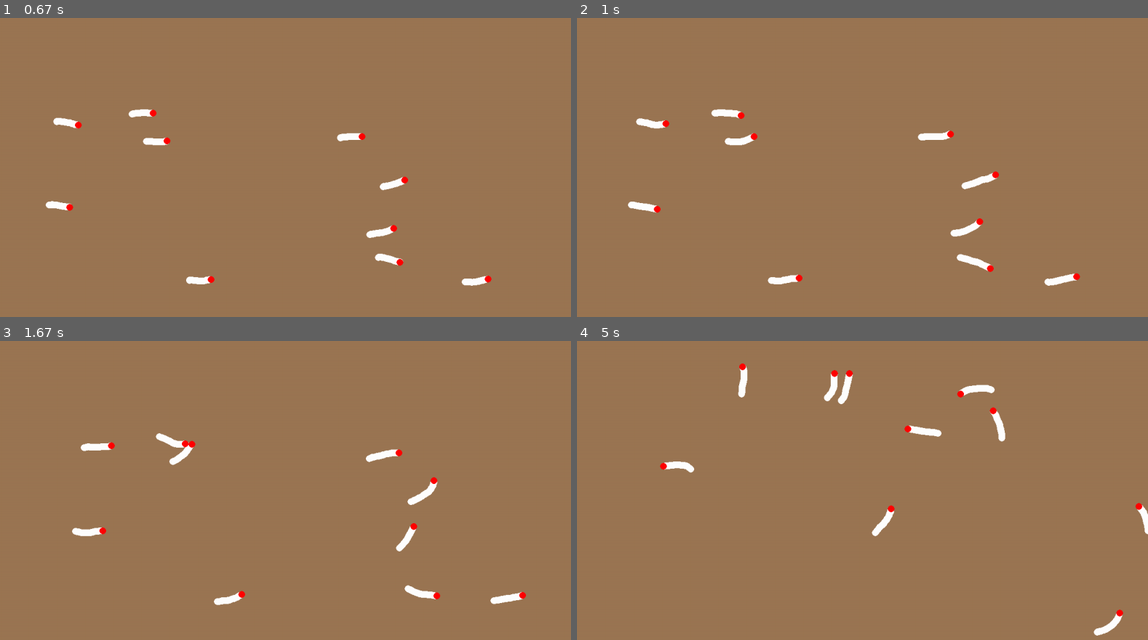
Above: before the commit, frames 1-4 (two rows, left to right).
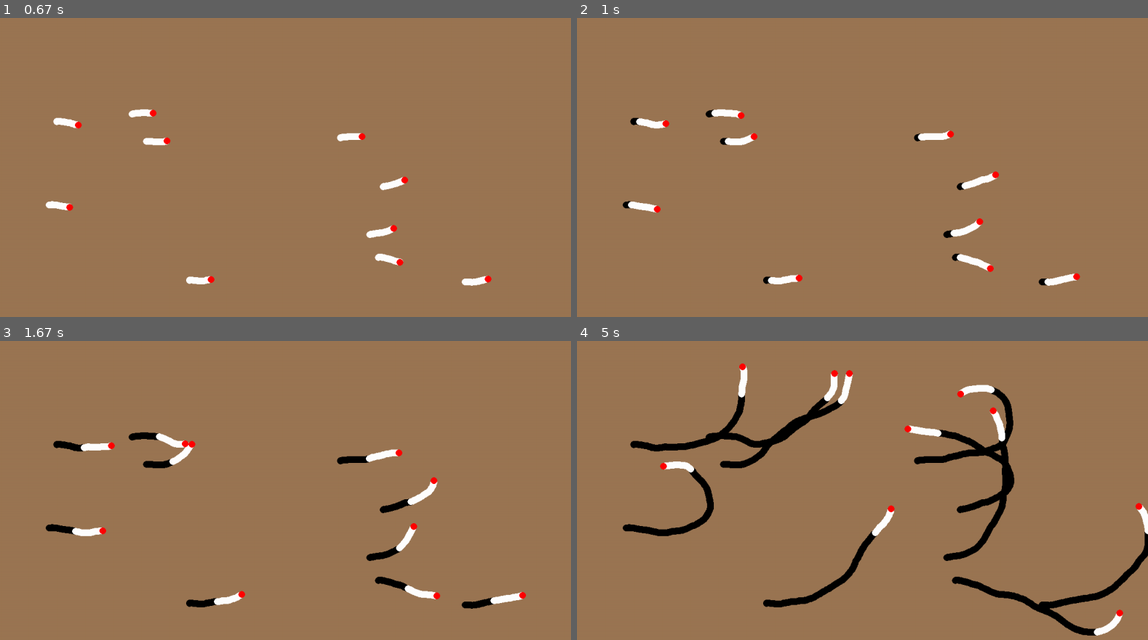
Above: after the commit, the same moments.

Repository: Cooper7196/WormSimulation
Game: pygame game, started from worm.py
Same seed, same stepped clock (60 frames per second), same inputs: the game is played once before the commit and once after it.
Inputs:
- Up to frame 1 (0.67 s): no input
- Up to frame 2 (1 s): no input
- Up to frame 3 (1.67 s): no input
- Up to frame 4 (5 s): no input

Frame 1 is identical in both runs. In frame 2, 0.3% of the frame differs, in the area x 8-83%, y 30-90%; in frame 3, 1.3%; in frame 4, 5.7%, in the area x 8-100%, y 15-99%.

Commit message:
Started adding transparent trails

Diff:
--- a/worm.py
+++ b/worm.py
@@ -291,6 +291,9 @@
                 self.x, self.y], self.radius)
 
 
+def convertRange(value, r1, r2):
+    return (value - r1[0]) * (r2[1] - r2[0]) / (r1[1] - r1[0]) + r2[0]
+
 width = 1366
 height = 768
 pygame.init()
@@ -312,6 +315,9 @@
             100),
         7) for i in range(10)]
 
+wormPositions = {index: [] for index, worm in enumerate(worms)}
+print(wormPositions)
+surf = pygame.Surface((260, 160), pygame.SRCALPHA)
 while running:
     for event in pygame.event.get():
         if event.type == pygame.QUIT:
@@ -320,11 +326,23 @@
     keys = pygame.key.get_pressed()
     if keys[pygame.K_f]:
         pass
-
     screen.fill((155, 118, 83))
-    for worm in worms:
+
+    circle = pygame.draw.circle(surf, (0, 0, 0, 255), (500, 500), 50)
+    screen.blit(surf, circle)
+
+    for worm, positions in wormPositions.items():
+        for index, position in enumerate(positions):
+            index
+            alpha = convertRange(index, [0, len(positions)], [0, 255])
+            print(alpha)
+            pygame.draw.circle(screen, (0, 0, 0, alpha), position, 7)
+
+    for index, worm in enumerate(worms):
+        wormPositions[index].append((worm.x, worm.y))
         worm.update()
         worm.draw()
 
+
     pygame.display.update()
     clock.tick(60)
